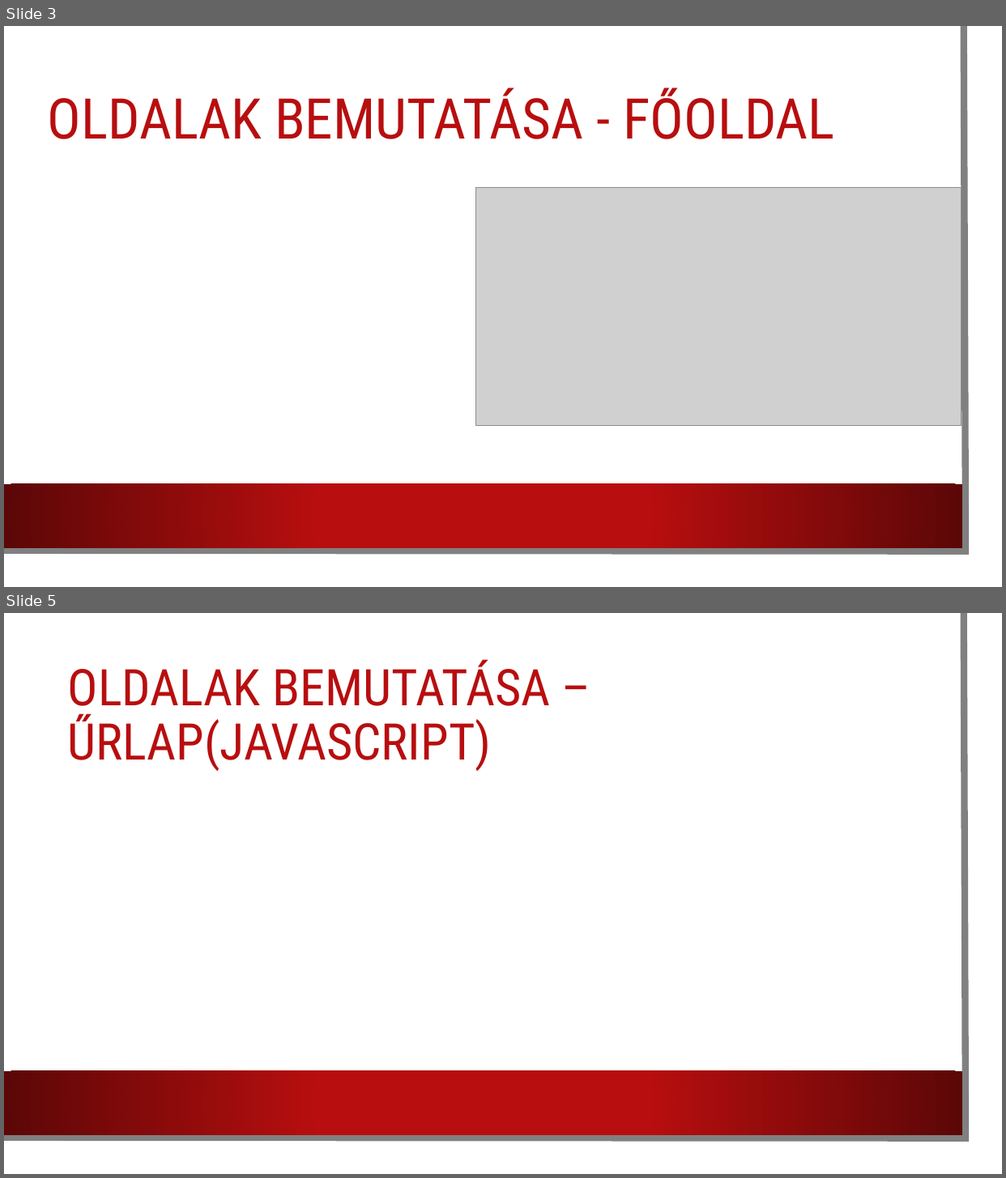
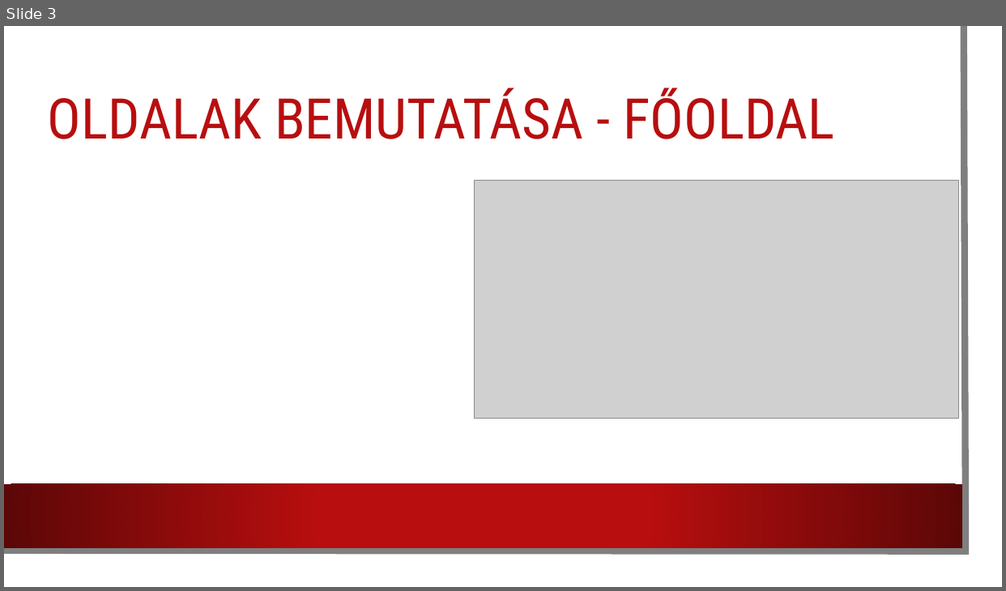
Before and after one commit to Kristof486/WebProjekt2026, a slide deck: Autókereskedés webproject.pptx. Shown one above the other, each under a label of ours: slides 3 and 5 before the commit, slide 3 after it; the slides between them are not shown. The pictures are 1006x1178 and 1006x591 pixels, drawn with LibreOffice and Linux fonts; fonts in the diff are those of the drawing; grey boxes stand for pictures; background and template pictures are left out. Boxes give left, top, right and bottom in pixels: in the first picture for what was removed or moved away, otherwise in the second. Text is boxed around its words. In the diff, an @@ line names an element or a change of style, - is before the commit and + after.

```diff
--- a/Autókereskedés webproject.pptx
+++ b/Autókereskedés webproject.pptx
@@ slide 5 removed at (4, 613, 1002, 1174), background picture (left out); not listed: 3 template elements that a slide beside it also shows @@
@@ title removed at (68, 659, 551, 771) @@
-OLDALAK BEMUTATÁSA – ŰRLAP(JAVASCRIPT)
@@ slide 3 changed as well @@
@@ freeform shape at (4, 26, 966, 552): outline #808080 6.5 pt to #7F7F7F 6.5 pt @@
@@ rectangle removed at (4, 26, 985, 570) @@
@@ picture: place and size @@
-picture at (476, 188, 961, 426)
+picture at (474, 180, 959, 418)
```
Also in this commit, not shown: 2 other slides changed, 5 slides added, 3 other slides removed.
